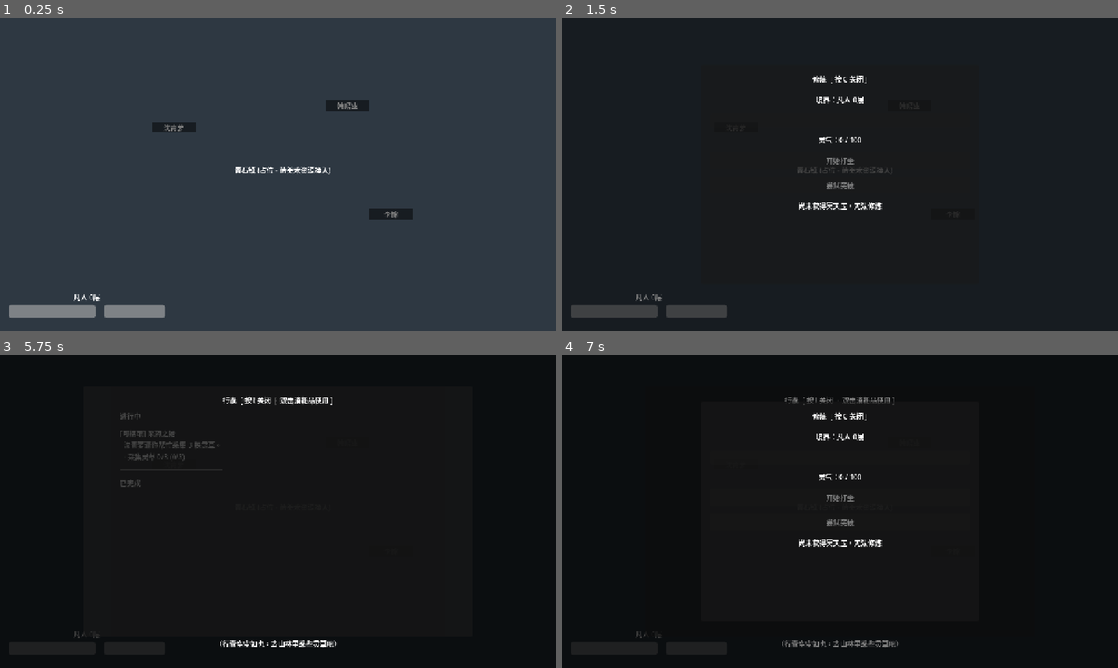
Above: before the commit, frames 1-4 (two rows, left to right).
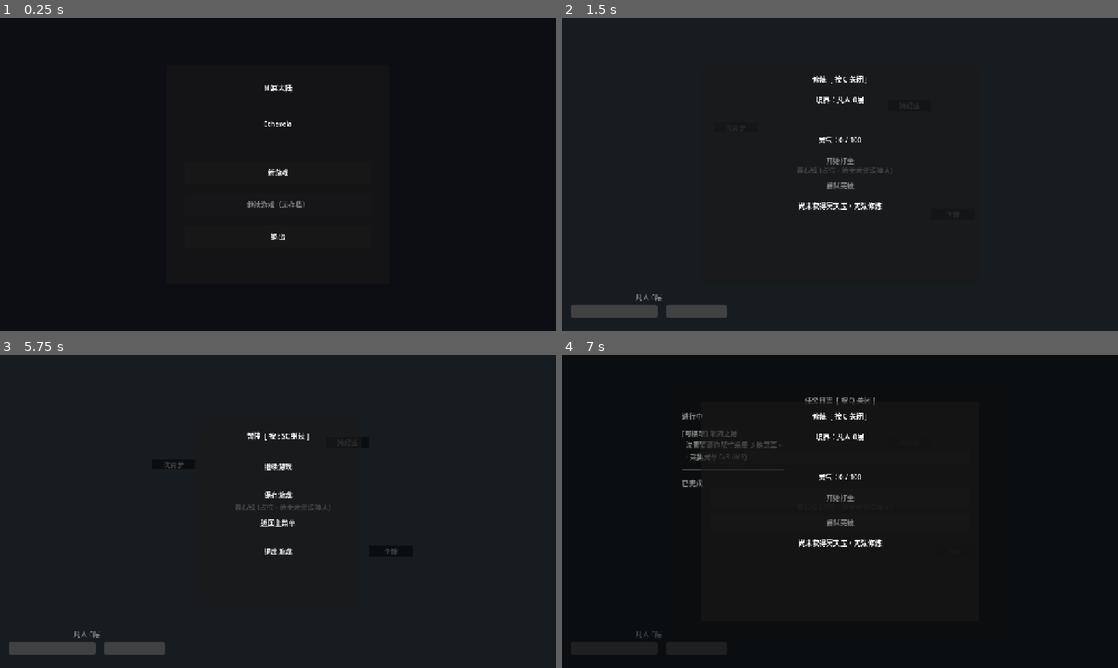
Above: after the commit, the same moments.

Repository: StarsPlanGame/Ethereia-Game
Game: Godot game, scene res://scenes/ui/MainMenu.tscn
The game is run twice, just before and just after one commit, with the same random seed, the same clock (stepped at 60 frames per second) and the same inputs. Before the commit the project starts from res://scenes/core/Main.tscn.
Inputs (mouse positions are in pixels of both pictures, inside the frame that each line leads up to):
- Up to frame 1 (0.25 s): no input
- Up to frame 2 (1.5 s): click (840, 171) at 0.5 s, where only the run after the commit has a clickable "新游戏"; tap Enter at 1.25 s; move the mouse to (962, 158) at 1.27 s; hold D (move_right) from 1.28 s (still down); hold C (open_cultivation) from 1.28 s (still down); tap J (attack) at 1.35 s; click (962, 158) at 1.42 s
- Up to frame 3 (5.75 s): tap Space at 2, 3.5 s; move the mouse to (166, 527) at 2.02 s; release D (move_right) at 2.03 s; release C (open_cultivation) at 2.03 s; hold S (move_down) 2.03-2.78 s; tap C (open_cultivation) at 2.1, 3.8, 5.1 s; click (166, 527) at 2.17 s; tap Q (open_quest) at 2.3 s; tap Enter at 2.75, 4.25 s; move the mouse to (333, 442) at 2.77 s; hold D (move_right) 2.78-3.53 s; hold Q (open_quest) 2.78-3.53 s; click (333, 442) at 2.92 s; tap J (attack) at 3.05, 3.6, 5.3 s; move the mouse to (250, 574) at 3.52 s; hold W (move_up) 3.53-4.28 s; click (250, 574) at 3.67 s; move the mouse to (444, 558) at 4.27 s; hold Q (open_quest) 4.28-5.03 s; hold A (move_left) from 4.28 s (still down); tap E (interact) at 4.35 s; click (444, 558) at 4.42 s; tap I (open_inventory) at 4.9 s; move the mouse to (111, 464) at 5.02 s; click (111, 464) at 5.17 s; tap Escape (pause) at 5.65 s
- Up to frame 4 (7 s): release A (move_left) at 5.75 s; click (840, 467) at 5.75 s, where only the run after the commit has a clickable "继续游戏"; tap Space at 6.5 s; move the mouse to (867, 511) at 6.52 s; hold S (move_down) from 6.53 s (still down); hold Q (open_quest) from 6.53 s (still down); click (867, 511) at 6.67 s; tap C (open_cultivation) at 6.8 s

The runs differ from the first frame. In frame 1, 99% of the frame differs, in the area x 0-100%, y 0-100%; in frame 2, nothing differs; in frame 3, 2.7%; in frame 4, 0.9%.

Commit message:
feat: 添加主菜单与暂停菜单，完善存档流程
1.  将默认启动场景改为主菜单
2.  新增主菜单UI与逻辑，支持新游戏/继续/退出
3.  新增暂停菜单UI与逻辑，支持ESC呼出、保存/返回主菜单
4.  重构SaveManager存档读档逻辑，新增待分发玩家数据缓存
5.  完善GameRoot存档加载流程，新增游戏加载信号监听与玩家数据分发
6.  新增阶段7自检测试脚本

Diff:
--- a/project.godot
+++ b/project.godot
@@ -13,7 +13,7 @@
 config/name="Ethereia"
 config/description="《仙冥大陆》2D 单机修仙 RPG - 第一部分《凡骨入道篇》"
 config/version="0.0.1"
-run/main_scene="res://scenes/core/Main.tscn"
+run/main_scene="res://scenes/ui/MainMenu.tscn"
 config/features=PackedStringArray("4.6", "Forward Plus")
 config/icon="res://icon.svg"
 
--- a/scenes/core/GameRoot.tscn
+++ b/scenes/core/GameRoot.tscn
@@ -7,6 +7,7 @@
 [ext_resource type="PackedScene" path="res://scenes/ui/QuestPanel.tscn" id="5_quest"]
 [ext_resource type="PackedScene" path="res://scenes/ui/InventoryPanel.tscn" id="6_inv"]
 [ext_resource type="PackedScene" path="res://scenes/ui/CultivationPanel.tscn" id="7_cult"]
+[ext_resource type="PackedScene" path="res://scenes/ui/PauseMenu.tscn" id="8_pause"]
 
 [node name="GameRoot" type="Node2D"]
 script = ExtResource("1_root")
@@ -77,3 +78,5 @@
 [node name="InventoryPanel" parent="UILayer" instance=ExtResource("6_inv")]
 
 [node name="CultivationPanel" parent="UILayer" instance=ExtResource("7_cult")]
+
+[node name="PauseMenu" parent="UILayer" instance=ExtResource("8_pause")]
--- /dev/null
+++ b/scenes/ui/MainMenu.tscn
@@ -0,0 +1,86 @@
+[gd_scene load_steps=2 format=3]
+
+[ext_resource type="Script" path="res://scripts/ui/MainMenu.gd" id="1_menu"]
+
+[node name="MainMenu" type="Control"]
+custom_minimum_size = Vector2(1280, 720)
+anchors_preset = 15
+anchor_right = 1.0
+anchor_bottom = 1.0
+mouse_filter = 1
+script = ExtResource("1_menu")
+
+[node name="Background" type="ColorRect" parent="."]
+color = Color(0.05, 0.05, 0.08, 1)
+anchors_preset = 15
+anchor_right = 1.0
+anchor_bottom = 1.0
+mouse_filter = 2
+
+[node name="Panel" type="Panel" parent="."]
+anchors_preset = 8
+anchor_left = 0.3
+anchor_top = 0.15
+anchor_right = 0.7
+anchor_bottom = 0.85
+grow_horizontal = 2
+grow_vertical = 2
+
+[node name="Margin" type="MarginContainer" parent="Panel"]
+anchors_preset = 15
+anchor_right = 1.0
+anchor_bottom = 1.0
+offset_left = 40.0
+offset_top = 40.0
+offset_right = -40.0
+offset_bottom = -40.0
+mouse_filter = 2
+
+[node name="VBox" type="VBoxContainer" parent="Panel/Margin"]
+theme_override_constants/separation = 24
+mouse_filter = 2
+
+[node name="TitleLabel" type="Label" parent="Panel/Margin/VBox"]
+custom_minimum_size = Vector2(0, 60)
+text = "仙冥大陆"
+horizontal_alignment = 1
+mouse_filter = 2
+
+[node name="SubtitleLabel" type="Label" parent="Panel/Margin/VBox"]
+custom_minimum_size = Vector2(0, 30)
+text = "Ethereia"
+horizontal_alignment = 1
+mouse_filter = 2
+
+[node name="Spacer" type="Control" parent="Panel/Margin/VBox"]
+custom_minimum_size = Vector2(0, 20)
+mouse_filter = 2
+
+[node name="NewGameButton" type="Button" parent="Panel/Margin/VBox"]
+custom_minimum_size = Vector2(0, 50)
+text = "新游戏"
+mouse_filter = 0
+
+[node name="ContinueButton" type="Button" parent="Panel/Margin/VBox"]
+custom_minimum_size = Vector2(0, 50)
+text = "继续游戏"
+mouse_filter = 0
+
+[node name="QuitButton" type="Button" parent="Panel/Margin/VBox"]
+custom_minimum_size = Vector2(0, 50)
+text = "退出"
+mouse_filter = 0
+
+[node name="Spacer2" type="Control" parent="Panel/Margin/VBox"]
+custom_minimum_size = Vector2(0, 20)
+mouse_filter = 2
+
+[node name="NotificationLabel" type="Label" parent="Panel/Margin/VBox"]
+custom_minimum_size = Vector2(0, 24)
+text = ""
+horizontal_alignment = 1
+mouse_filter = 2
+
+[connection signal="pressed" from="Panel/Margin/VBox/NewGameButton" to="." method="_on_new_game_pressed"]
+[connection signal="pressed" from="Panel/Margin/VBox/ContinueButton" to="." method="_on_continue_pressed"]
+[connection signal="pressed" from="Panel/Margin/VBox/QuitButton" to="." method="_on_quit_pressed"]
--- /dev/null
+++ b/scenes/ui/PauseMenu.tscn
@@ -0,0 +1,78 @@
+[gd_scene load_steps=2 format=3]
+
+[ext_resource type="Script" path="res://scripts/ui/PauseMenu.gd" id="1_pause"]
+
+[node name="PauseMenu" type="Control"]
+custom_minimum_size = Vector2(1280, 720)
+anchors_preset = 15
+anchor_right = 1.0
+anchor_bottom = 1.0
+mouse_filter = 1
+script = ExtResource("1_pause")
+
+[node name="DimBackground" type="ColorRect" parent="."]
+modulate = Color(0, 0, 0, 0.5)
+anchors_preset = 15
+anchor_right = 1.0
+anchor_bottom = 1.0
+mouse_filter = 2
+
+[node name="Panel" type="Panel" parent="."]
+anchors_preset = 8
+anchor_left = 0.35
+anchor_top = 0.2
+anchor_right = 0.65
+anchor_bottom = 0.8
+grow_horizontal = 2
+grow_vertical = 2
+
+[node name="Margin" type="MarginContainer" parent="Panel"]
+anchors_preset = 15
+anchor_right = 1.0
+anchor_bottom = 1.0
+offset_left = 30.0
+offset_top = 30.0
+offset_right = -30.0
+offset_bottom = -30.0
+mouse_filter = 2
+
+[node name="VBox" type="VBoxContainer" parent="Panel/Margin"]
+theme_override_constants/separation = 20
+mouse_filter = 2
+
+[node name="TitleLabel" type="Label" parent="Panel/Margin/VBox"]
+custom_minimum_size = Vector2(0, 40)
+text = "暂停  [ 按 ESC 继续 ]"
+horizontal_alignment = 1
+mouse_filter = 2
+
+[node name="ResumeButton" type="Button" parent="Panel/Margin/VBox"]
+custom_minimum_size = Vector2(0, 45)
+text = "继续游戏"
+mouse_filter = 0
+
+[node name="SaveButton" type="Button" parent="Panel/Margin/VBox"]
+custom_minimum_size = Vector2(0, 45)
+text = "保存游戏"
+mouse_filter = 0
+
+[node name="MainMenuButton" type="Button" parent="Panel/Margin/VBox"]
+custom_minimum_size = Vector2(0, 45)
+text = "返回主菜单"
+mouse_filter = 0
+
+[node name="QuitButton" type="Button" parent="Panel/Margin/VBox"]
+custom_minimum_size = Vector2(0, 45)
+text = "退出游戏"
+mouse_filter = 0
+
+[node name="NotificationLabel" type="Label" parent="Panel/Margin/VBox"]
+custom_minimum_size = Vector2(0, 24)
+text = ""
+horizontal_alignment = 1
+mouse_filter = 2
+
+[connection signal="pressed" from="Panel/Margin/VBox/ResumeButton" to="." method="_on_resume_pressed"]
+[connection signal="pressed" from="Panel/Margin/VBox/SaveButton" to="." method="_on_save_pressed"]
+[connection signal="pressed" from="Panel/Margin/VBox/MainMenuButton" to="." method="_on_main_menu_pressed"]
+[connection signal="pressed" from="Panel/Margin/VBox/QuitButton" to="." method="_on_quit_pressed"]
--- a/scripts/autoload/SaveManager.gd
+++ b/scripts/autoload/SaveManager.gd
@@ -18,10 +18,9 @@
 	}
 	# 聚合各系统数据
 	save_data.merge(GameState.get_save_data())
-	# PlayerStats / PlayerCultivation 需要从玩家节点取（由 GameRoot 注入引用）
-	# 此处通过信号让玩家节点贡献存档数据
+	# 玩家数据：通过 group("player") 查找玩家节点
 	var player_data: Dictionary = _collect_player_save_data()
-	save_data["player"] = player_data.get("player", {})
+	save_data["player"] = player_data.get("stats", {})
 	save_data["cultivation"] = player_data.get("cultivation", {})
 	save_data["inventory"] = InventorySystem.get_save_data()
 	save_data["quests"] = QuestManager.get_save_data()
@@ -69,9 +68,16 @@
 	QuestManager.load_save_data(data.get("quests", {}))
 	KarmaManager.load_save_data(data.get("karma", {}))
 	RelationshipManager.load_save_data(data.get("relationships", {}))
-	_gathered_nodes_data = data.get("gathered_nodes", {})
-	_story_triggered_data = data.get("story_triggered", {})
-	# 玩家数据分发由 GameRoot 接收信号后处理
+	_gathered_nodes = data.get("gathered_nodes", {})
+	_story_triggered = data.get("story_triggered", {})
+	# 玩家数据由 GameRoot 监听 game_loaded 信号后分发
+	_pending_player_data = {
+		"stats": data.get("player", {}),
+		"cultivation": data.get("cultivation", {}),
+		"position_x": data.get("position_x", 0),
+		"position_y": data.get("position_y", 0),
+		"facing": data.get("facing", 1),
+	}
 	EventBus.game_loaded.emit(slot_id)
 	print("[SaveManager] 读档成功: %s" % path)
 
@@ -115,10 +121,22 @@
 func reset_story_triggered() -> void:
 	_story_triggered.clear()
 
+# ======== 待分发的玩家数据（GameRoot 读档时取用）========
+var _pending_player_data: Dictionary = {}
+
+## GameRoot 在 game_loaded 信号后调用，取出待分发的玩家数据
+func pop_pending_player_data() -> Dictionary:
+	var data: Dictionary = _pending_player_data
+	_pending_player_data = {}
+	return data
+
 # ======== 内部辅助 ========
-## 通过 EventBus 请求玩家节点提供存档数据
-## GameRoot 监听 game_saving 信号并 emit game_save_collected
-## TODO: 接入 GameRoot 实现后完善
+## 通过 group("player") 查找玩家节点并收集存档数据
 func _collect_player_save_data() -> Dictionary:
-	# 暂时返回空，由 GameRoot 在监听到 game_saved 信号前主动注入
-	return {}
+	var tree: SceneTree = get_tree()
+	if tree == null:
+		return {}
+	var player: Node = tree.get_first_node_in_group("player")
+	if player == null or not player.has_method("get_save_data"):
+		return {}
+	return player.get_save_data()
--- a/scripts/core/GameRoot.gd
+++ b/scripts/core/GameRoot.gd
@@ -16,6 +16,8 @@
 	SceneLoader.current_scene_container = scene_container
 	# 监听场景切换完成，玩家在新场景中显示
 	EventBus.scene_changed.connect(_on_scene_changed)
+	# 监听读档信号，分发玩家数据
+	EventBus.game_loaded.connect(_on_game_loaded)
 	# 默认加载青石镇（无存档时）
 	if not SaveManager.has_save(1):
 		SceneLoader.change_scene("qing_shi_town", "spawn_default")
@@ -26,3 +28,19 @@
 
 func _on_scene_changed(_scene_id: String) -> void:
 	player.visible = true
+
+## 读档后分发玩家数据（位置/属性/修炼）
+func _on_game_loaded(_slot_id: int) -> void:
+	var data: Dictionary = SaveManager.pop_pending_player_data()
+	if data.is_empty():
+		return
+	if player != null and player.has_method("load_save_data"):
+		# 构造完整玩家存档结构
+		var player_data: Dictionary = {
+			"position_x": data.get("position_x", 0),
+			"position_y": data.get("position_y", 0),
+			"facing": data.get("facing", 1),
+			"stats": data.get("stats", {}),
+			"cultivation": data.get("cultivation", {}),
+		}
+		player.load_save_data(player_data)
--- /dev/null
+++ b/scripts/tests/Stage7SelfCheck.gd
@@ -0,0 +1,314 @@
+##======================================================
+## Stage7SelfCheck.gd - 阶段 7 存档与打磨自检
+## 运行：godot --headless --script res://scripts/tests/Stage7SelfCheck.gd
+## 验证：存档/读档完整性、各系统数据往返、主菜单/暂停菜单场景结构
+##======================================================
+extends SceneTree
+
+func _initialize() -> void:
+	var runner: Node = TestRunner.new()
+	root.add_child(runner)
+
+# ======== 测试运行器 ========
+class TestRunner extends Node:
+	var _passed: int = 0
+	var _failed: int = 0
+
+	var SaveManager: Node
+	var GameState: Node
+	var EventBus: Node
+	var DataManager: Node
+	var InventorySystem: Node
+	var QuestManager: Node
+	var KarmaManager: Node
+	var RelationshipManager: Node
+
+	func _ready() -> void:
+		SaveManager = get_node("/root/SaveManager")
+		GameState = get_node("/root/GameState")
+		EventBus = get_node("/root/EventBus")
+		DataManager = get_node("/root/DataManager")
+		InventorySystem = get_node("/root/InventorySystem")
+		QuestManager = get_node("/root/QuestManager")
+		KarmaManager = get_node("/root/KarmaManager")
+		RelationshipManager = get_node("/root/RelationshipManager")
+		print("========== 阶段 7 自检开始 ==========")
+		_test_save_load_roundtrip()
+		_test_story_flags_persistence()
+		_test_karma_relationship_persistence()
+		_test_inventory_persistence()
+		_test_quests_persistence()
+		_test_story_triggered_persistence()
+		_test_main_menu_scene()
+		_test_pause_menu_scene()
+		_test_player_data_collection()
+		_test_save_version()
+		_print_summary()
+		get_tree().quit()
+
+	# ======== 测试：存档读档往返 ========
+	func _test_save_load_roundtrip() -> void:
+		print("\n[测试] 存档/读档往返")
+		# 准备测试数据
+		_setup_test_state()
+		# 创建模拟玩家节点加入场景树（带 group）
+		var player: CharacterBody2D = _create_test_player()
+		add_child(player)
+		# 保存
+		SaveManager.save_game(99)
+		_assert_eq(SaveManager.has_save(99), true, "存档后应存在")
+		# 修改运行时状态
+		GameState.set_story_flag("test_flag", false)
+		InventorySystem.remove_item("item_spirit_grass", 5)
+		# 读取
+		SaveManager.load_game(99)
+		_assert_eq(GameState.get_story_flag("test_flag"), true, "读档后 test_flag 应恢复为 true")
+		_assert_eq(InventorySystem.get_item_count("item_spirit_grass"), 5, "读档后灵草数量应恢复为 5")
+		# 清理
+		SaveManager.delete_save(99)
+		player.free()
+
+	# ======== 测试：剧情标记持久化 ========
+	func _test_story_flags_persistence() -> void:
+		print("\n[测试] 剧情标记持久化")
+		GameState.story_flags.clear()
+		GameState.set_story_flag("has_nether_jade", true)
+		GameState.set_story_flag("boss_defeated", true)
+		GameState.set_story_flag("found_temple", true)
+		var player: CharacterBody2D = _create_test_player()
+		add_child(player)
+		SaveManager.save_game(98)
+		# 清空后读档
+		GameState.story_flags.clear()
+		_assert_eq(GameState.get_story_flag("has_nether_jade"), false, "清空后标记应为 false")
+		SaveManager.load_game(98)
+		_assert_eq(GameState.get_story_flag("has_nether_jade"), true, "读档后 has_nether_jade 应恢复")
+		_assert_eq(GameState.get_story_flag("boss_defeated"), true, "读档后 boss_defeated 应恢复")
+		_assert_eq(GameState.get_story_flag("found_temple"), true, "读档后 found_temple 应恢复")
+		SaveManager.delete_save(98)
+		player.free()
+
+	# ======== 测试：因果与关系持久化 ========
+	func _test_karma_relationship_persistence() -> void:
+		print("\n[测试] 因果与关系持久化")
+		KarmaManager.add_karma("hidden_jade", 3)
+		RelationshipManager.change_relationship("shen_qingluo", 15)
+		var player: CharacterBody2D = _create_test_player()
+		add_child(player)
+		SaveManager.save_game(97)
+		# 清空后读档
+		KarmaManager.load_save_data({})
+		RelationshipManager.load_save_data({})
+		_assert_eq(KarmaManager.get_karma("hidden_jade"), 0, "清空后因果应为 0")
+		SaveManager.load_game(97)
+		_assert_eq(KarmaManager.get_karma("hidden_jade"), 3, "读档后 hidden_jade 应为 3")
+		_assert_eq(RelationshipManager.get_relationship("shen_qingluo"), 15, "读档后 shen_qingluo 关系应为 15")
+		SaveManager.delete_save(97)
+		player.free()
+
+	# ======== 测试：背包持久化 ========
+	func _test_inventory_persistence() -> void:
+		print("\n[测试] 背包持久化")
+		InventorySystem._inventory.clear()
+		InventorySystem.add_item("item_nether_jade", 1)
+		InventorySystem.add_item("currency_spirit_stone", 100)
+		var player: CharacterBody2D = _create_test_player()
+		add_child(player)
+		SaveManager.save_game(96)
+		InventorySystem.remove_item("item_nether_jade", 1)
+		InventorySystem.remove_item("currency_spirit_stone", 100)
+		SaveManager.load_game(96)
+		_assert_eq(InventorySystem.get_item_count("item_nether_jade"), 1, "读档后冥天玉应为 1")
+		_assert_eq(InventorySystem.get_item_count("currency_spirit_stone"), 100, "读档后灵石应为 100")
+		SaveManager.delete_save(96)
+		player.free()
+
+	# ======== 测试：任务状态持久化 ========
+	func _test_quests_persistence() -> void:
+		print("\n[测试] 任务状态持久化")
+		QuestManager._initialize_quest_states()
+		QuestManager.complete_quest("quest_001")
+		_assert_eq(QuestManager.get_quest_state("quest_001"), "completed", "前置：quest_001 应完成")
+		var player: CharacterBody2D = _create_test_player()
+		add_child(player)
+		SaveManager.save_game(95)
+		# 重置后读档
+		QuestManager._initialize_quest_states()
+		_assert_eq(QuestManager.get_quest_state("quest_001"), "available", "重置后 quest_001 应为 available")
+		SaveManager.load_game(95)
+		_assert_eq(QuestManager.get_quest_state("quest_001"), "completed", "读档后 quest_001 应恢复为 completed")
+		SaveManager.delete_save(95)
+		player.free()
+
+	# ======== 测试：剧情触发器状态持久化 ========
+	func _test_story_triggered_persistence() -> void:
+		print("\n[测试] 剧情触发器状态持久化")
+		SaveManager.reset_story_triggered()
+		SaveManager.mark_story_triggered("nether_temple_mural")
+		SaveManager.mark_story_triggered("nether_temple_altar")
+		var player: CharacterBody2D = _create_test_player()
+		add_child(player)
+		SaveManager.save_game(94)
+		SaveManager.reset_story_triggered()
+		_assert_eq(SaveManager.is_story_triggered("nether_temple_mural"), false, "重置后壁画触发应为 false")
+		SaveManager.load_game(94)
+		_assert_eq(SaveManager.is_story_triggered("nether_temple_mural"), true, "读档后壁画触发应恢复")
+		_assert_eq(SaveManager.is_story_triggered("nether_temple_altar"), true, "读档后祭台触发应恢复")
+		SaveManager.delete_save(94)
+		player.free()
+
+	# ======== 测试：主菜单场景 ========
+	func _test_main_menu_scene() -> void:
+		print("\n[测试] 主菜单场景结构")
+		var scene: PackedScene = load("res://scenes/ui/MainMenu.tscn")
+		_assert_eq(scene != null, true, "MainMenu.tscn 应可加载")
+		var menu: Node = scene.instantiate()
+		_assert_eq(menu != null, true, "MainMenu 应能实例化")
+		var new_game_btn: Node = menu.get_node_or_null("Panel/Margin/VBox/NewGameButton")
+		_assert_eq(new_game_btn != null, true, "应包含 NewGameButton")
+		var continue_btn: Node = menu.get_node_or_null("Panel/Margin/VBox/ContinueButton")
+		_assert_eq(continue_btn != null, true, "应包含 ContinueButton")
+		var quit_btn: Node = menu.get_node_or_null("Panel/Margin/VBox/QuitButton")
+		_assert_eq(quit_btn != null, true, "应包含 QuitButton")
+		# 验证方法存在
+		_assert_eq(menu.has_method("_on_new_game_pressed"), true, "应有 _on_new_game_pressed 方法")
+		_assert_eq(menu.has_method("_on_continue_pressed"), true, "应有 _on_continue_pressed 方法")
+		menu.free()
+
+	# ======== 测试：暂停菜单场景 ========
+	func _test_pause_menu_scene() -> void:
+		print("\n[测试] 暂停菜单场景结构")
+		var scene: PackedScene = load("res://scenes/ui/PauseMenu.tscn")
+		_assert_eq(scene != null, true, "PauseMenu.tscn 应可加载")
+		var menu: Node = scene.instantiate()
+		_assert_eq(menu != null, true, "PauseMenu 应能实例化")
+		var resume_btn: Node = menu.get_node_or_null("Panel/Margin/VBox/ResumeButton")
+		_assert_eq(resume_btn != null, true, "应包含 ResumeButton")
+		var save_btn: Node = menu.get_node_or_null("Panel/Margin/VBox/SaveButton")
+		_assert_eq(save_btn != null, true, "应包含 SaveButton")
+		var main_menu_btn: Node = menu.get_node_or_null("Panel/Margin/VBox/MainMenuButton")
+		_assert_eq(main_menu_btn != null, true, "应包含 MainMenuButton")
+		_assert_eq(menu.has_method("toggle_visibility"), true, "应有 toggle_visibility 方法")
+		_assert_eq(menu.has_method("_on_save_pressed"), true, "应有 _on_save_pressed 方法")
+		menu.free()
+
+	# ======== 测试：玩家数据收集 ========
+	func _test_player_data_collection() -> void:
+		print("\n[测试] 玩家数据收集（通过 group 查找）")
+		# 无玩家时返回空
+		var empty_data: Dictionary = SaveManager._collect_player_save_data()
+		_assert_eq(empty_data.is_empty(), true, "无玩家时应返回空字典")
+		# 有玩家时返回数据
+		var player: CharacterBody2D = _create_test_player()
+		add_child(player)
+		var data: Dictionary = SaveManager._collect_player_save_data()
+		_assert_eq(data.has("stats"), true, "玩家存档应包含 stats")
+		_assert_eq(data.has("cultivation"), true, "玩家存档应包含 cultivation")
+		_assert_eq(data.has("position_x"), true, "玩家存档应包含 position_x")
+		player.free()
+
+	# ======== 测试：存档版本号 ========
+	func _test_save_version() -> void:
+		print("\n[测试] 存档版本号")
+		_assert_eq(SaveManager.SAVE_VERSION != "", true, "SAVE_VERSION 不应为空")
+		_assert_eq(SaveManager.SAVE_DIR == "user://", true, "SAVE_DIR 应为 user://")
+
+	# ======== 辅助：设置测试状态 ========
+	func _setup_test_state() -> void:
+		GameState.story_flags.clear()
+		GameState.set_story_flag("test_flag", true)
+		GameState.current_scene_id = "nether_temple"
+		GameState.current_spawn_id = "spawn_test"
+		InventorySystem._inventory.clear()
+		InventorySystem.add_item("item_spirit_grass", 5)
+
+	# ======== 辅助：创建带 group 的测试玩家（纯内嵌类，避免外部脚本依赖）========
+	func _create_test_player() -> CharacterBody2D:
+		var player: CharacterBody2D = TestPlayerStub.new()
+		var stats: Node = TestStats.new()
+		stats.name = "Stats"
+		player.add_child(stats)
+		var cult: Node = TestCult.new()
+		cult.name = "Cultivation"
+		player.add_child(cult)
+		return player
+
+	# ======== 内嵌类：测试玩家桩 ========
+	class TestPlayerStub extends CharacterBody2D:
+		func _ready() -> void:
+			if not is_in_group("player"):
+				add_to_group("player")
+		func get_save_data() -> Dictionary:
+			return {
+				"position_x": global_position.x,
+				"position_y": global_position.y,
+				"facing": 1,
+				"stats": $Stats.get_save_data(),
+				"cultivation": $Cultivation.get_save_data(),
+			}
+		func load_save_data(data: Dictionary) -> void:
+			global_position = Vector2(data.get("position_x", 0), data.get("position_y", 0))
+			if data.has("stats"):
+				$Stats.load_save_data(data["stats"])
+			if data.has("cultivation"):
+				$Cultivation.load_save_data(data["cultivation"])
+
+	class TestStats extends Node:
+		var max_hp: int = 100
+		var current_hp: int = 100
+		var max_mp: int = 30
+		var current_mp: int = 30
+		var attack: int = 10
+		var defense: int = 5
+		var move_speed: float = 150.0
+		func get_save_data() -> Dictionary:
+			return {
+				"max_hp": max_hp, "current_hp": current_hp,
+				"max_mp": max_mp, "current_mp": current_mp,
+				"attack": attack, "defense": defense, "move_speed": move_speed,
+			}
+		func load_save_data(data: Dictionary) -> void:
+			max_hp = data.get("max_hp", 100)
+			current_hp = data.get("current_hp", 100)
+			max_mp = data.get("max_mp", 30)
+			current_mp = data.get("current_mp", 30)
+			attack = data.get("attack", 10)
+			defense = data.get("defense", 5)
+			move_speed = data.get("move_speed", 150.0)
+
+	class TestCult extends Node:
+		var realm: int = 0
+		var realm_level: int = 0
+		var spirit_qi: int = 0
+		var spirit_qi_max: int = 100
+		var has_nether_jade: bool = false
+		func get_save_data() -> Dictionary:
+			return {
+				"realm": realm, "realm_level": realm_level,
+				"spirit_qi": spirit_qi, "spirit_qi_max": spirit_qi_max,
+				"has_nether_jade": has_nether_jade,
+			}
+		func load_save_data(data: Dictionary) -> void:
+			realm = data.get("realm", 0)
+			realm_level = data.get("realm_level", 0)
+			spirit_qi = data.get("spirit_qi", 0)
+			spirit_qi_max = data.get("spirit_qi_max", 100)
+			has_nether_jade = data.get("has_nether_jade", false)
+
+	# ======== 断言辅助 ========
+	func _assert_eq(actual, expected, msg: String) -> void:
+		if actual == expected:
+			_passed += 1
+			print("  [PASS] %s" % msg)
+		else:
+			_failed += 1
+			print("  [FAIL] %s (期望: %s, 实际: %s)" % [msg, str(expected), str(actual)])
+
+	func _print_summary() -> void:
+		print("\n========== 自检结果 ==========")
+		print("通过: %d  失败: %d" % [_passed, _failed])
+		if _failed == 0:
+			print("阶段 7 自检全部通过！")
+		else:
+			print("存在失败项，请检查！")
+		print("==============================")
--- /dev/null
+++ b/scripts/ui/MainMenu.gd
@@ -0,0 +1,52 @@
+##======================================================
+## MainMenu.gd - 主菜单
+## 挂载：MainMenu.tscn 根节点（Control）
+## 职责：提供新游戏/继续/退出入口，启动游戏主场景
+## 关联文档：04_MVP_ROADMAP.md §9 阶段7 / 05_SYSTEM_DESIGN.md §14.6
+##======================================================
+extends Control
+class_name MainMenu
+
+const GAME_SCENE_PATH := "res://scenes/core/Main.tscn"
+
+@onready var continue_button: Button = $Panel/Margin/VBox/ContinueButton
+@onready var notification_label: Label = $Panel/Margin/VBox/NotificationLabel
+
+func _ready() -> void:
+	# 无存档时禁用「继续游戏」
+	if not SaveManager.has_save(1):
+		continue_button.disabled = true
+		continue_button.text = "继续游戏（无存档）"
+	notification_label.visible = false
+
+## 新游戏：删除旧存档后进入游戏
+func _on_new_game_pressed() -> void:
+	SaveManager.delete_save(1)
+	# 重置运行时状态，避免上一局残留
+	_reset_runtime_state()
+	get_tree().change_scene_to_file(GAME_SCENE_PATH)
+
+## 继续游戏：直接进入主场景，GameRoot 会自动读档
+func _on_continue_pressed() -> void:
+	if not SaveManager.has_save(1):
+		_show_notification("无可用存档")
+		return
+	get_tree().change_scene_to_file(GAME_SCENE_PATH)
+
+## 退出游戏
+func _on_quit_pressed() -> void:
+	get_tree().quit()
+
+## 重置运行时单例状态（新游戏时清空上一局残留）
+func _reset_runtime_state() -> void:
+	GameState.story_flags.clear()
+	GameState.current_scene_id = "qing_shi_town"
+	GameState.current_spawn_id = "spawn_default"
+	SaveManager.reset_gathered()
+	SaveManager.reset_story_triggered()
+
+func _show_notification(text: String) -> void:
+	notification_label.text = text
+	notification_label.visible = true
+	await get_tree().create_timer(2.0).timeout
+	notification_label.visible = false
--- /dev/null
+++ b/scripts/ui/PauseMenu.gd
@@ -0,0 +1,78 @@
+##======================================================
+## PauseMenu.gd - 暂停菜单
+## 挂载：PauseMenu.tscn 根节点（Control）
+## 职责：按 ESC 切换显示，提供继续/保存/返回主菜单入口
+## 关联文档：04_MVP_ROADMAP.md §9 阶段7 / 05_SYSTEM_DESIGN.md §14.7
+##======================================================
+extends Control
+class_name PauseMenu
+
+const MAIN_MENU_PATH := "res://scenes/ui/MainMenu.tscn"
+
+@onready var resume_button: Button = $Panel/Margin/VBox/ResumeButton
+@onready var save_button: Button = $Panel/Margin/VBox/SaveButton
+@onready var notification_label: Label = $Panel/Margin/VBox/NotificationLabel
+
+func _ready() -> void:
+	visible = false
+	notification_label.visible = false
+
+func _unhandled_input(event: InputEvent) -> void:
+	if event.is_action_pressed("pause"):
+		toggle_visibility()
+
+## 切换暂停菜单显示
+func toggle_visibility() -> void:
+	# 对话中不允许暂停
+	if GameState.is_in_dialogue:
+		return
+	visible = not visible
+	if visible:
+		GameState.is_paused = true
+		# 关闭其他面板避免冲突
+		_close_other_panels()
+	else:
+		GameState.is_paused = false
+
+## 继续游戏
+func _on_resume_pressed() -> void:
+	visible = false
+	GameState.is_paused = false
+
+## 保存游戏到槽位 1
+func _on_save_pressed() -> void:
+	SaveManager.save_game(1)
+	_show_notification("已保存")
+
+## 返回主菜单（先保存当前进度）
+func _on_main_menu_pressed() -> void:
+	SaveManager.save_game(1)
+	GameState.is_paused = false
+	get_tree().change_scene_to_file(MAIN_MENU_PATH)
+
+## 退出游戏
+func _on_quit_pressed() -> void:
+	SaveManager.save_game(1)
+	get_tree().quit()
+
+## 关闭同层级其他面板
+func _close_other_panels() -> void:
+	var parent: Node = get_parent()
+	if parent == null:
+		return
+	for child in parent.get_children():
+		if child == self:
+			continue
+		if child is Control and child.has_method("toggle_visibility"):
+			# 同类面板（QuestPanel/InventoryPanel/CultivationPanel）若打开则关闭
+			if child.visible:
+				child.toggle_visibility()
+		elif child is Control and "visible" in child and child.visible:
+			# DialoguePanel 等不通过 toggle_visibility 的，跳过避免误关
+			pass
+
+func _show_notification(text: String) -> void:
+	notification_label.text = text
+	notification_label.visible = true
+	await get_tree().create_timer(1.5).timeout
+	notification_label.visible = false
Not shown: 1 places in scenes/core/GameRoot.tscn that only renumber resources
